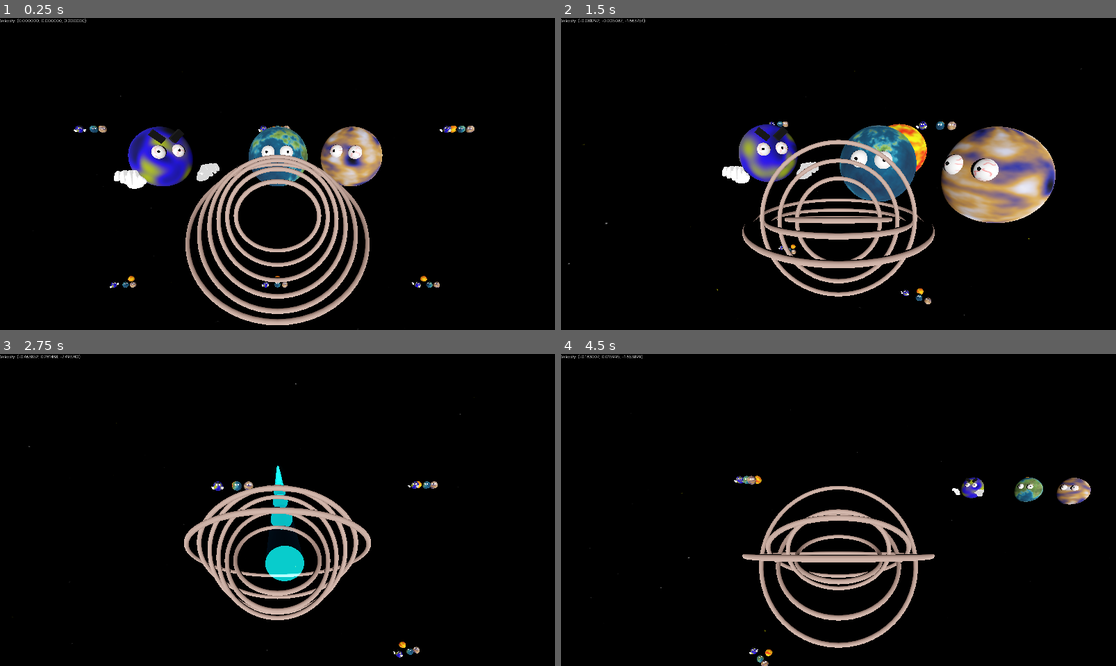
Above: before the commit, frames 1-4 (two rows, left to right).
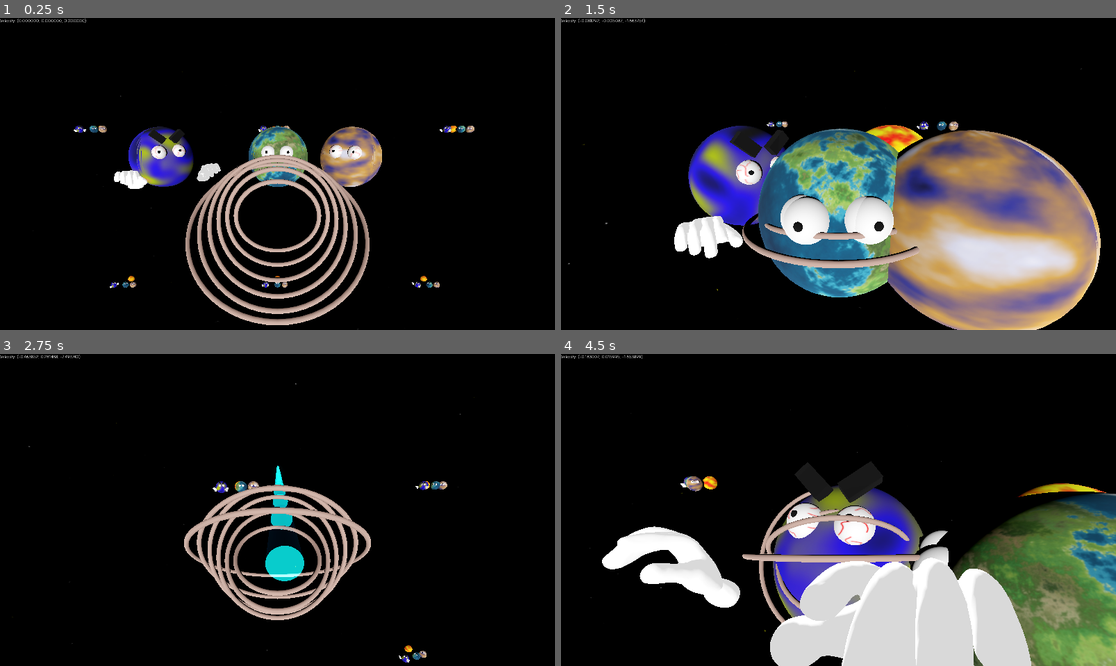
Above: after the commit, the same moments.

Repository: partkyle/godot-sparpg
Game: Godot game, scene res://game.tscn
Same seed, same stepped clock (60 frames per second), same inputs: the game is played once before the commit and once after it.
Inputs (mouse positions are in pixels of both pictures, inside the frame that each line leads up to):
- Up to frame 1 (0.25 s): no input
- Up to frame 2 (1.5 s): tap Enter at 0.5 s; move the mouse to (866, 174) at 0.52 s; hold Q (decelerate) 0.53-1.28 s; hold E (accelerate) from 0.53 s (still down); move the mouse to (810, 174) at 1.27 s; tap F (melee) at 1.35 s
- Up to frame 3 (2.75 s): keep holding E (accelerate); move the mouse to (288, 503) at 2.02 s; press the mouse at (288, 503) at 2.03 s
- Up to frame 4 (4.5 s): keep holding E (accelerate); move the mouse to (832, 516) at 2.77 s; release the mouse at (832, 516) at 2.78 s; tap 0 at 2.85 s; move the mouse to (877, 513) at 3.52 s; hold Q (decelerate) 3.53-4.28 s; move the mouse to (794, 506) at 4.27 s; tap F (melee) at 4.35 s

The runs differ from the first frame. In frame 1, 2.7% of the frame differs, in the area x 20-83%, y 34-55%; in frame 2, 35%, in the area x 20-98%, y 33-100%; in frame 3, 0.5%; in frame 4, 34%.

Commit message:
goofy planet behavior

Diff:
--- a/entities/planet/planet.gd
+++ b/entities/planet/planet.gd
@@ -2,14 +2,36 @@
 
 extends Node3D
 class_name Planet
+
+@export var spd := 1.0
 
 @export var rotation_speed := 1.0
 @onready var mesh_instance_3d: MeshInstance3D = $"MeshInstance3D"
 
 @export var player: Player
 
+var t : SceneTreeTimer
+
+var velocity : Vector3
+
+func _ready() -> void:
+	t = get_tree().create_timer(10.0)
+	t.timeout.connect(reset_speed)
+
+func reset_speed() -> void:
+	velocity = Vector3.ZERO
+
 func _process(delta: float) -> void:
 	mesh_instance_3d.rotate_y(rotation_speed * delta)
 
 	if player:
 		look_at(player.global_position)
+
+func _physics_process(delta: float) -> void:
+	if player:
+		var direction = player.global_position - global_position
+		if direction.length_squared() > 0:
+			velocity += direction.normalized() * spd * delta
+
+	if velocity:
+		global_position += velocity * delta
